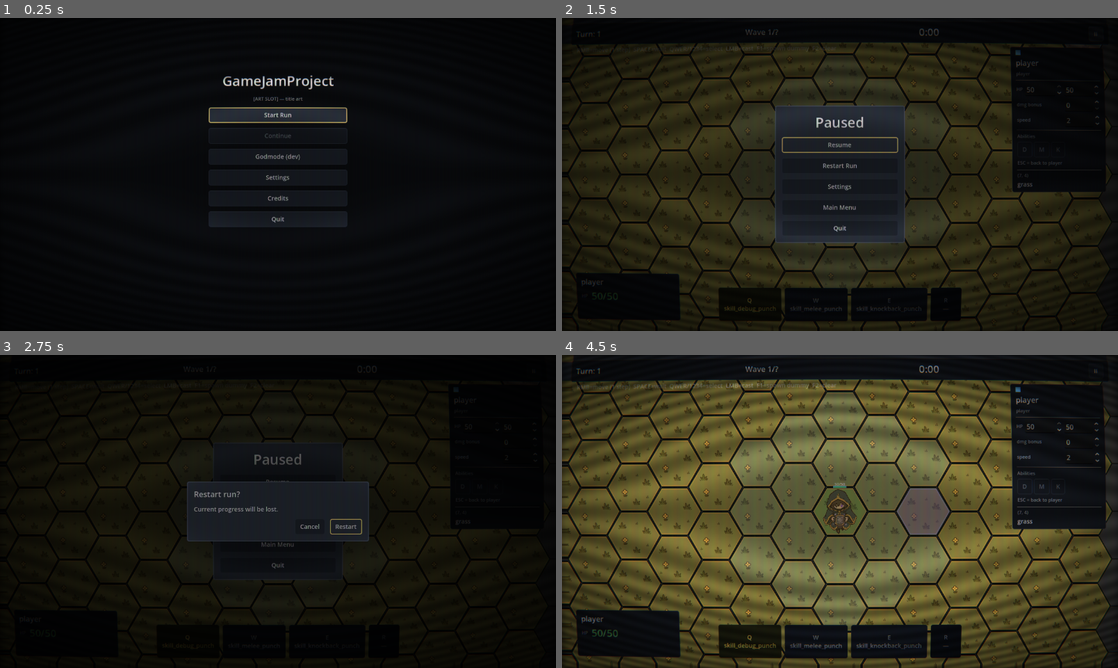
Above: before the commit, frames 1-4 (two rows, left to right).
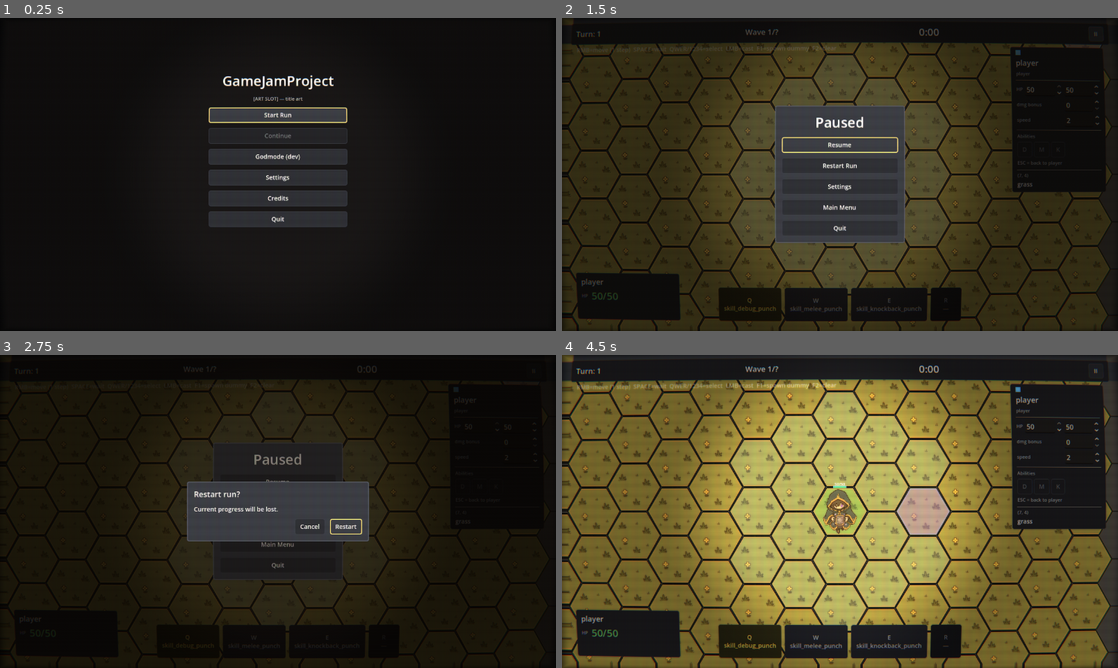
Above: after the commit, the same moments.

Repository: TortikP/GameJamProject
Game: Godot game, scene res://scenes/main_menu.tscn
The game is run twice, just before and just after one commit, with the same random seed, the same clock (stepped at 60 frames per second) and the same inputs.
Inputs:
- Up to frame 1 (0.25 s): no input
- Up to frame 2 (1.5 s): click "Start Run" at 0.5 s; click "II" at 1.25 s
- Up to frame 3 (2.75 s): click "Restart Run" at 2 s
- Up to frame 4 (4.5 s): click "Restart Run" at 2.75 s; click "Restart Run" at 3.5 s; click "Restart" at 4.25 s

The runs differ from the first frame. In frame 1, 4.6% of the frame differs, in the area x 37-63%, y 18-67%; in frame 2, 28%; in frame 3, 9.6%; in frame 4, 57%, in the area x 0-100%, y 0-100%.

Commit message:
feat(crt): warmer + moiré-free pass
Screenshot iteration #1. Fixes from real-screen test:

* Macro-arcs (moiré): scanlines were keyed to UV·720·2π which beats with
  any non-720 physical viewport (738 → 18 dark bands across screen).
  Replaced scanline_count uniform with scanline_pitch_px, locked to
  FRAGCOORD.y. Pattern is now physical-pixel-aligned, no beat possible.
* Vignette ellipse: length(from_center) in UV space is squashed on 16:9.
  Multiply x by SCREEN_PIXEL_SIZE.y/x (aspect ratio). Now round.
* Muddy image: scan × aperture × vignette × pow stacked to ~60% of source.
  Added 'boost' uniform applied after the dimming chain (default 1.35).
* Phosphor glow: tiny amber additive inside the screen mask, so true black
  reads as warm tube rest, not void.
* Warmer defaults: tint (1.18, 1.04, 0.78), warm_strength 0.28,
  bloom_strength 0.55 / threshold 0.45, vignette 0.42, aperture 0.15.

Plan/tasks updated to reflect new uniform names and follow-up T050..T055.

Diff:
--- a/scripts/presentation/crt/crt.gdshader
+++ b/scripts/presentation/crt/crt.gdshader
@@ -1,7 +1,8 @@
 // CRT post-process shader for canvas_item.
 // Full-screen ColorRect reads hint_screen_texture, applies barrel curvature,
-// scanlines, aperture mask, chromatic aberration, warm tone grade, bloom, vignette
-// and bezel mask. Single pass.
+// scanlines (pinned to physical pixels — no moiré), aperture mask, chromatic
+// aberration, warm tone grade with phosphor glow, soft bloom, aspect-correct
+// vignette and bezel mask. Single pass.
 //
 // Tested target: Godot 4.6.2 with renderer=gl_compatibility.
 // All cosmetic knobs are uniforms — tweak in inspector, no recompile.
@@ -16,28 +17,37 @@
 uniform float bezel_softness : hint_range(0.0, 0.2) = 0.04;
 
 // --- Scanlines --------------------------------------------------------------
-uniform float scanline_strength : hint_range(0.0, 1.0) = 0.35;
-// Number of scanlines across the full screen height. Pinned to game viewport
-// height (720) so density stays consistent regardless of window size.
-uniform float scanline_count = 720.0;
+// Pitch in PHYSICAL pixels — locked to FRAGCOORD.y so we don't beat against
+// the actual viewport resolution and produce macro-arcs. 3.0 = "every 3rd
+// physical row is a dark line" → classic CRT density without going eye-stabby.
+uniform float scanline_pitch_px : hint_range(1.5, 8.0) = 3.0;
+uniform float scanline_strength : hint_range(0.0, 1.0) = 0.30;
 
 // --- Aperture mask (RGB triplets) -------------------------------------------
-uniform float aperture_strength : hint_range(0.0, 1.0) = 0.20;
+uniform float aperture_strength : hint_range(0.0, 1.0) = 0.15;
 
 // --- Chromatic aberration ---------------------------------------------------
 // Pixel offset between R and B channels. Strongest at edges, zero at center.
-uniform float chroma_strength : hint_range(0.0, 6.0) = 1.4;
+uniform float chroma_strength : hint_range(0.0, 6.0) = 1.6;
 
 // --- Warm tone grade --------------------------------------------------------
-uniform float warm_strength : hint_range(0.0, 1.0) = 0.18;
-uniform vec3  warm_tint : source_color = vec3(1.10, 1.00, 0.84);
+uniform float warm_strength : hint_range(0.0, 1.0) = 0.28;
+uniform vec3  warm_tint : source_color = vec3(1.18, 1.04, 0.78);
+// Phosphor never fully rests — even "black" carries faint warm glow.
+uniform vec3  phosphor_glow : source_color = vec3(0.030, 0.018, 0.008);
 
 // --- Bloom-ish glow ---------------------------------------------------------
-uniform float bloom_strength : hint_range(0.0, 1.0) = 0.32;
-uniform float bloom_threshold : hint_range(0.0, 1.0) = 0.55;
+uniform float bloom_strength : hint_range(0.0, 1.5) = 0.55;
+uniform float bloom_threshold : hint_range(0.0, 1.0) = 0.45;
 
 // --- Vignette ---------------------------------------------------------------
-uniform float vignette_strength : hint_range(0.0, 2.0) = 0.6;
+uniform float vignette_strength : hint_range(0.0, 2.0) = 0.42;
+
+// --- Brightness recovery ----------------------------------------------------
+// scanline × aperture × vignette × gamma combined dim the image to ~60% of
+// source. This boost is applied AFTER all multiplicative dimming so the screen
+// reads as warm-bright, not muddy.
+uniform float boost : hint_range(0.5, 2.5) = 1.35;
 
 // --- Optional 50 Hz hum (off by default) ------------------------------------
 uniform float hum_strength : hint_range(0.0, 0.2) = 0.0;
@@ -66,9 +76,10 @@
 
 	// Outside the curved frame → solid black bezel with soft edge.
 	float bz = bezel_mask(cuv);
+	float screen_mask = 1.0 - bz;
 
 	// Center-aware chromatic aberration: shift R and B by ±chroma_strength px,
-	// scaled by distance from center so the edges fringe more than the middle.
+	// scaled by squared distance from center so the edges fringe more than the middle.
 	vec2 from_center = cuv - 0.5;
 	vec2 chroma_dir = from_center * length(from_center) * 2.0;
 	vec2 chroma_offset = chroma_dir * chroma_strength * SCREEN_PIXEL_SIZE;
@@ -78,20 +89,20 @@
 	float b = texture(screen_tex, cuv - chroma_offset).b;
 	vec3 col = vec3(r, g, b);
 
-	// Cheap bloom: 4 neighbour samples 2 px away, average their bright part,
-	// add it on top. Not gaussian — but readable on jam-pace pixel art.
-	vec2 px = SCREEN_PIXEL_SIZE * 2.0;
-	vec3 n  = texture(screen_tex, cuv + vec2( 0.0,  px.y)).rgb;
-	vec3 s  = texture(screen_tex, cuv + vec2( 0.0, -px.y)).rgb;
-	vec3 e  = texture(screen_tex, cuv + vec2( px.x, 0.0)).rgb;
-	vec3 w  = texture(screen_tex, cuv + vec2(-px.x, 0.0)).rgb;
-	vec3 blur = (n + s + e + w) * 0.25;
+	// Cheap bloom: 4 neighbour samples a few pixels away, average them, then
+	// add only the bright part. 4-tap is "good enough" on jam-pace pixel art.
+	vec2 px = SCREEN_PIXEL_SIZE * 3.0;
+	vec3 nb = texture(screen_tex, cuv + vec2( 0.0,  px.y)).rgb;
+	vec3 sb = texture(screen_tex, cuv + vec2( 0.0, -px.y)).rgb;
+	vec3 eb = texture(screen_tex, cuv + vec2( px.x, 0.0)).rgb;
+	vec3 wb = texture(screen_tex, cuv + vec2(-px.x, 0.0)).rgb;
+	vec3 blur = (nb + sb + eb + wb) * 0.25;
 	vec3 bright = max(blur - vec3(bloom_threshold), vec3(0.0));
 	col += bright * bloom_strength;
 
-	// Scanline modulation along the curved Y. Uses cos so peaks/valleys are
-	// stable across the screen.
-	float scan = 0.5 + 0.5 * cos(cuv.y * scanline_count * TWO_PI);
+	// Scanlines locked to PHYSICAL pixel rows — no moiré with viewport size.
+	// `cos(2π * y / pitch)`: one full bright→dim cycle every `pitch` rows.
+	float scan = 0.5 + 0.5 * cos(FRAGCOORD.y * TWO_PI / scanline_pitch_px);
 	col *= mix(1.0 - scanline_strength, 1.0, scan);
 
 	// Aperture mask: per-physical-pixel RGB triplets. mod(FRAGCOORD.x, 3).
@@ -107,13 +118,24 @@
 	}
 	col *= mask;
 
-	// Warm grade: nudge toward amber, slightly lift gamma for warm shadows.
+	// Warm grade: nudge toward amber, very slight gamma lift to warm shadows.
 	col = mix(col, col * warm_tint, warm_strength);
 	col = pow(max(col, vec3(0.0)), vec3(0.96));
 
-	// Vignette: soft radial darkening from the curved center.
-	float vig = 1.0 - vignette_strength * smoothstep(0.5, 1.4, length(from_center) * 2.0);
+	// Phosphor never rests — add tiny warm ambient inside the screen so true
+	// blacks read as "tube glow", not "void".
+	col += phosphor_glow * screen_mask;
+
+	// Aspect-correct vignette. SCREEN_PIXEL_SIZE.y/x = aspect ratio (e.g. 16/9).
+	// Without this, the radial gradient is squashed vertically on widescreen
+	// and corners look uneven.
+	vec2 vc = from_center;
+	vc.x *= SCREEN_PIXEL_SIZE.y / SCREEN_PIXEL_SIZE.x;
+	float vig = 1.0 - vignette_strength * smoothstep(0.45, 0.95, length(vc) * 1.6);
 	col *= vig;
+
+	// Recover brightness lost to the multiplicative chain above.
+	col *= boost;
 
 	// Optional 50 Hz hum — slow vertical brightness roll. Off by default.
 	if (hum_strength > 0.0) {
@@ -122,7 +144,7 @@
 	}
 
 	// Apply bezel: fade to black outside the curved region.
-	col *= 1.0 - bz;
+	col *= screen_mask;
 
 	COLOR = vec4(col, 1.0);
 }
Not shown, changed: specs/010-crt-postfx/plan.md
Not shown, changed: specs/010-crt-postfx/tasks.md
